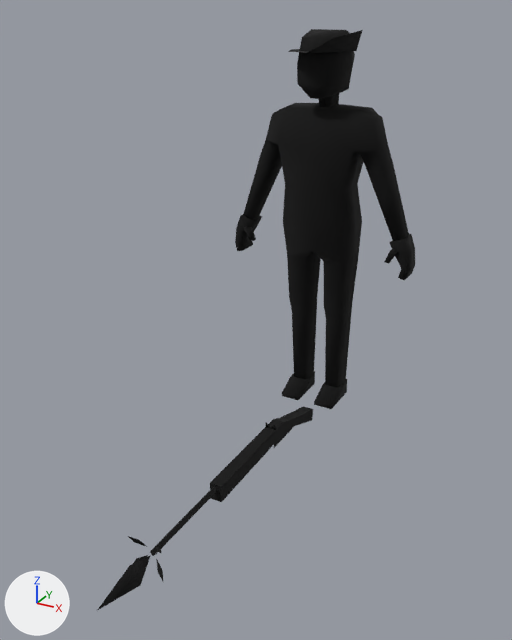
One commit to the FBX model Assets/Units/Models/Scout-Bravo.fbx: the scene before it, then after it.
Before and after are seen from a camera (50 mm lens) standing at (1.56, -3.62, 2.22) and looking at (0.08, -0.93, 0.88). Lighting does not change. The marker at lower left points along +X, +Y and +Z.

The scene before the commit, as lines of its bpy script (objects in view):
```python
me_cube_003 = bpy.data.meshes.new('Cube.003')
me_cube_003.from_pydata(...)  # 331 vertices, 294 faces; spans x -0.54..0.54, y -2.08..0.25, z -0.13..2.13
me_cube_003.materials.append(mat_infantryb_materials)  # black #000000
# before: 78 (0.2, -0.11, 1.12) at pixel (346, 230), 80 (0.2, 0.11, 1.12) at pixel (362, 220), 82 (0.0, 0.13, 0.98), 138 (-0.2, -0.11, 1.12) at pixel (282, 221), 140 (-0.2, 0.11, 1.12)
# before: 252 (0.14, 0.15, 1.73), 253 (0.0, 0.16, 1.73), 254 (0.11, 0.08, 1.34), 255 (0.0, 0.1, 1.34), 256 (0.13, 0.14, 1.55)
# before: 257 (0.0, 0.16, 1.52), 258 (-0.14, 0.15, 1.73), 259 (-0.11, 0.08, 1.34), 260 (-0.13, 0.14, 1.55)
ob_scout_bravo = bpy.data.objects.new('Scout-BRAVO', me_cube_003)
ob_scout_bravo.location = (0.0, 0.0, 0.0)
```
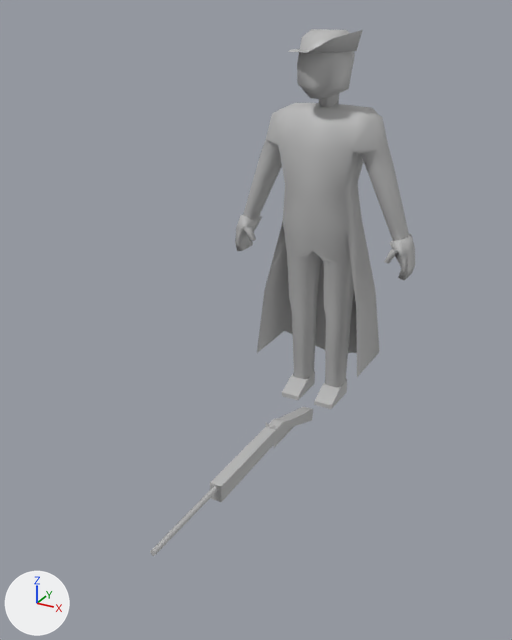
Where the newer file only moved an object's origin or applied its transform, the numbers keep the older frame.

Boxes [x1, y1, x2, y2] around the edits, measured in the pictures (512 x 640 px):
'Scout-BRAVO', reshaped (16% narrower, 9% shorter)
    before: [98, 29, 415, 610]
    after: [150, 29, 415, 556]
part 1 of me_cube_003, deleted (black)
    before: [98, 555, 151, 610]
part 2 of me_cube_003, deleted
    before: [156, 559, 164, 583]
part 3 of me_cube_003, deleted
    before: [128, 536, 147, 547]
part 4 of me_cube_003, built on
    after: [257, 221, 379, 377]
part 5 of me_cube_003, recoloured (black to grey)
    both: [150, 29, 415, 556]

Diff of the bpy script that builds the scene:
```diff
--- a/Assets/Units/Models/Scout-Bravo.fbx.py
+++ b/Assets/Units/Models/Scout-Bravo.fbx.py
@@ mat_lambert1 @@
+mat_lambert1 = principled_material('lambert1')
+mat_lambert1.base_color = (0.5, 0.5, 0.5)  # grey #bcbcbc
@@ me_cube_003 @@
 # used by ob_scout_bravo; location = (0.0, 0.0, 0.0)
 # verts and faces of me_cube_003; kept vertices keep their numbers, new ones are numbered from 331
-me_cube_003.from_pydata(...)  # 331 vertices, 294 faces; spans x -0.54..0.54, y -2.08..0.25, z -0.13..2.13
+me_cube_003.from_pydata(...)  # 319 vertices, 287 faces; spans x -0.54..0.54, y -1.71..0.25, z -0.13..2.13
+# me_cube_003 part 1: the loose piece of 5 vertices spanning x -0.05..0.05, y -2.08..-1.73, z 0.03..0.11 is deleted
+# me_cube_003 part 2: the loose piece of 4 vertices spanning x 0.02..0.09, y -1.77..-1.72, z -0.03..0.04 is deleted
+# me_cube_003 part 3: the loose piece of 4 vertices spanning x -0.09..-0.02, y -1.77..-1.72, z 0.08..0.15 is deleted
+# me_cube_003 part 4
+delete_vertices([257])  # with the faces that use them
+verts[331] = (0.29, -0.15, 0.69)  # pixel (356, 308)
+verts[332] = (0.29, 0.16, 0.69)  # pixel (375, 290)
+verts[333] = (0.0, 0.18, 0.61)
+verts[334] = (-0.29, -0.15, 0.69)  # pixel (264, 290)
+verts[335] = (-0.29, 0.16, 0.69)  # pixel (287, 274)
+verts[336] = (0.33, -0.18, 0.28)  # pixel (356, 377)
+verts[337] = (0.33, 0.2, 0.28)  # pixel (379, 352)
+verts[338] = (0.0, 0.23, 0.18)
+verts[339] = (-0.33, -0.18, 0.28)  # pixel (256, 353)
+verts[340] = (-0.33, 0.2, 0.28)  # pixel (284, 330)
+faces += [(334, 335, 340, 339), (331, 336, 337, 332), (333, 338, 340, 335), (332, 337, 338, 333), (78, 331, 332, 80), (80, 332, 333, 82)]
+faces += [(82, 333, 335, 140), (138, 140, 335, 334)]
+# me_cube_003 part 5: 276 faces spanning x -0.54..0.54, y -1.71..0.25, z -0.13..2.13 switch from mat_infantryb_materials (black #000000) to mat_lambert1 (grey #bcbcbc)
```
